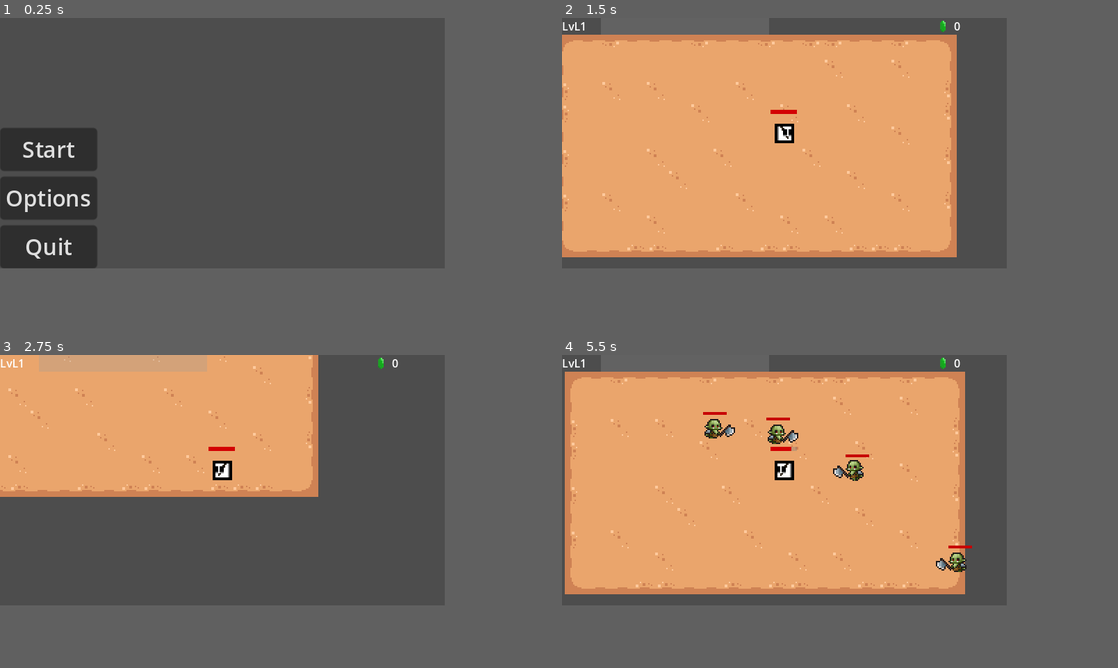
Above: before the commit, frames 1-4 (two rows, left to right).
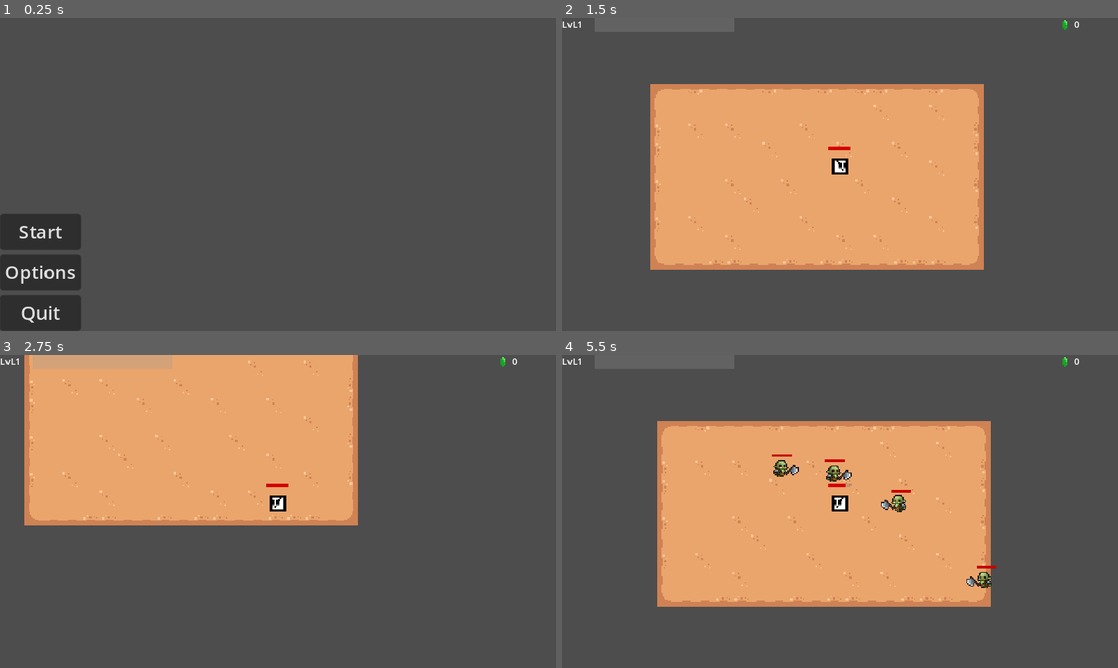
Above: after the commit, the same moments.

Repository: Maf1sher/Gorama
Game: Godot game, scene res://scenes/UI/Menu.tscn
Same seed, same stepped clock (60 frames per second), same inputs: the game is played once before the commit and once after it.
Inputs (mouse positions are in pixels of both pictures, inside the frame that each line leads up to):
- Up to frame 1 (0.25 s): no input
- Up to frame 2 (1.5 s): click "Start" at 0.5 s; tap Enter at 1.25 s; move the mouse to (884, 130) at 1.27 s; hold D (right) from 1.28 s (still down); click (884, 130) at 1.42 s
- Up to frame 3 (2.75 s): move the mouse to (133, 492) at 2.02 s; release D (right) at 2.03 s; hold S (down) from 2.03 s (still down)
- Up to frame 4 (5.5 s): move the mouse to (828, 423) at 2.77 s; release S (down) at 2.78 s; hold D (right) 2.78-3.53 s; move the mouse to (762, 530) at 3.52 s; hold W (up) 3.53-4.28 s; click (762, 530) at 3.67 s; move the mouse to (917, 517) at 4.27 s; hold A (left) from 4.28 s (still down); click (917, 517) at 4.9 s; move the mouse to (650, 442) at 5.02 s
The window is 640x360 before the commit and 800x450 after it. Grey fills any space a smaller window leaves; there, only what the larger window draws over its background counts as a difference.

The runs differ from the first frame. In frame 1, 7.8% of the frame differs, in the area x 0-18%, y 35-100%; in frame 2, 29%; in frame 3, 13%; in frame 4, 31%, in the area x 0-93%, y 0-81%.

Commit message:
change resolution to 480x270

Diff:
--- a/project.godot
+++ b/project.godot
@@ -24,8 +24,8 @@
 
 [display]
 
-window/size/viewport_width=320
-window/size/viewport_height=180
+window/size/viewport_width=480
+window/size/viewport_height=270
 window/size/window_width_override=1280
 window/size/window_height_override=720
 window/stretch/mode="canvas_items"
--- a/scenes/UI/inventory/Inventory.tscn
+++ b/scenes/UI/inventory/Inventory.tscn
@@ -46,24 +46,22 @@
 inventory_path = NodePath("../..")
 
 [node name="CharacterSheet" type="Control" parent="."]
-anchors_preset = 0
-offset_left = 185.0
-offset_right = 320.0
-offset_bottom = 179.0
+layout_mode = 1
+anchors_preset = 8
+anchor_left = 0.5
+anchor_top = 0.5
+anchor_right = 0.5
+anchor_bottom = 0.5
+grow_horizontal = 2
+grow_vertical = 2
 script = ExtResource("10_u1iq6")
 
 [node name="TextureRect" type="TextureRect" parent="CharacterSheet"]
 layout_mode = 1
-anchors_preset = 6
-anchor_left = 1.0
-anchor_top = 0.5
+anchors_preset = 15
 anchor_right = 1.0
-anchor_bottom = 0.5
-offset_left = -134.0
-offset_top = -74.5
-offset_right = -14.0
-offset_bottom = 75.5
-grow_horizontal = 0
+anchor_bottom = 1.0
+grow_horizontal = 2
 grow_vertical = 2
 texture = ExtResource("9_wc4px")
 
